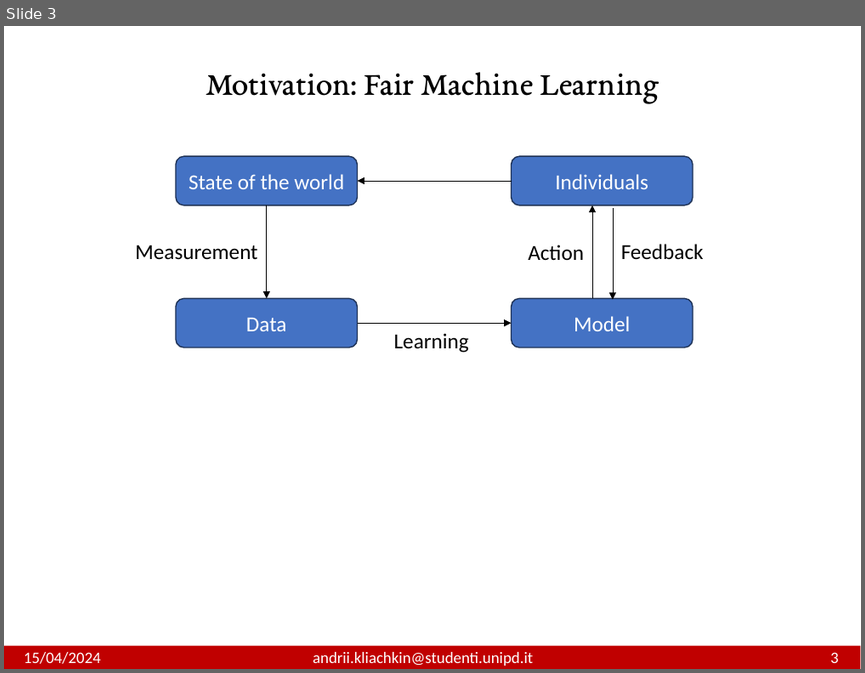
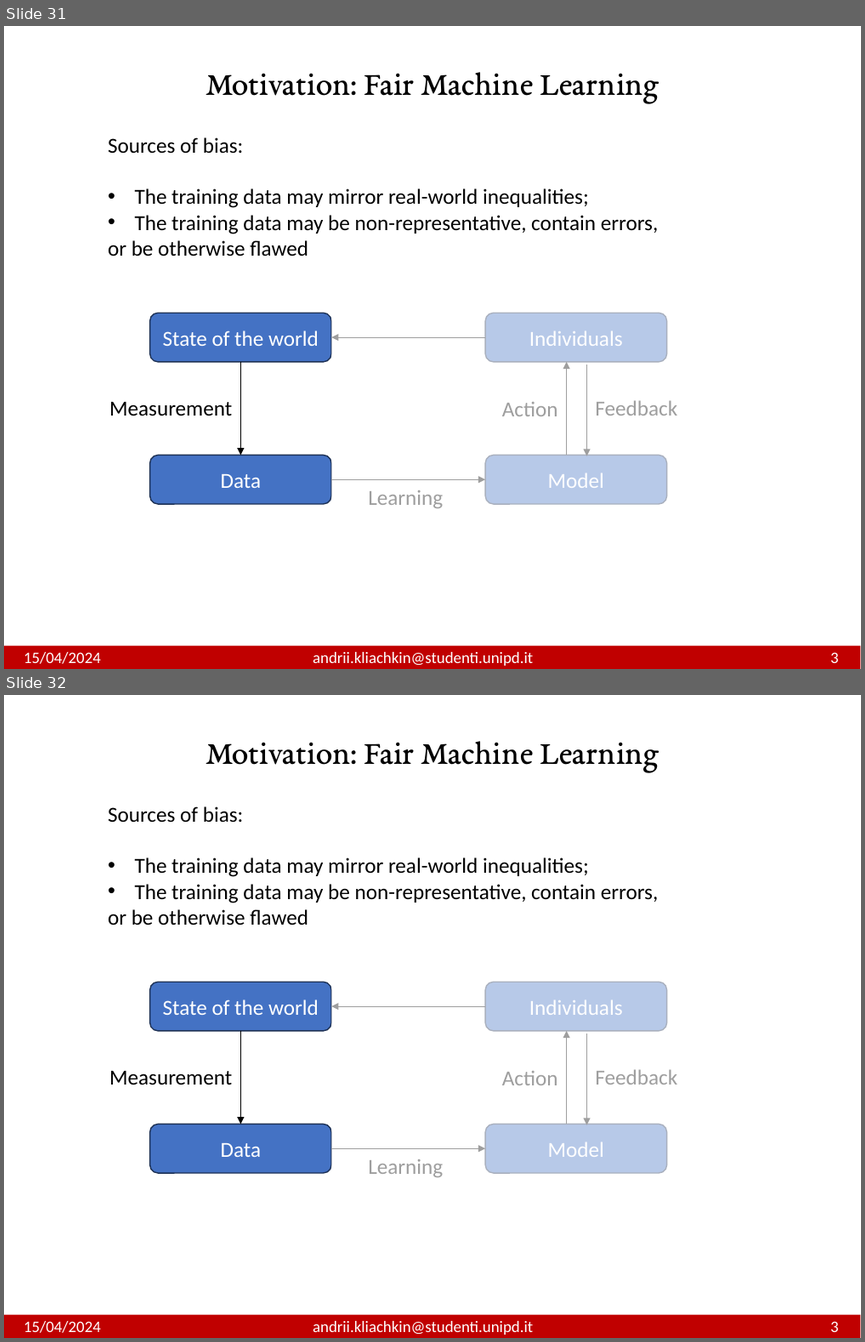
Before and after one commit to andrewklayk/unipd_thesis, a slide deck: AndriiKliachkin.pptx. Shown one above the other, each under a label of ours: slide 3 before the commit, slides 31 and 32 after it. The pictures are 865x673 and 865x1342 pixels, drawn with LibreOffice and Linux fonts; fonts in the diff are those of the drawing. Boxes give left, top, right and bottom in pixels: in the first picture for what was removed or moved away, otherwise in the second. Text is boxed around its words. In the diff, an @@ line names an element or a change of style, - is before the commit and + after.

```diff
--- a/AndriiKliachkin.pptx
+++ b/AndriiKliachkin.pptx
@@ slide 32 added at box(4, 695, 861, 1338), background #FFFFFF @@
@@ text added at box(205, 741, 658, 772), 28 pt, text #000000 @@
+Motivation: Fair Machine Learning
@@ text added at box(108, 806, 658, 925), 18 pt, text #000000 @@
+Sources of bias:
+• The training data may mirror real-world inequalities;
+• The training data may be non-representative, contain errors,
+or be otherwise flawed
@@ rectangle added at box(331, 935, 753, 1217), fill #FFFFFF at 62% opacity @@
@@ rounded rectangle added at box(149, 982, 331, 1031), fill #4472C4, outline #1E3256 1 pt, 18 pt, text #FFFFFF @@
+State of the world
@@ rounded rectangle added at box(485, 982, 667, 1031), fill #4472C4, outline #1E3256 1 pt, 18 pt, text #FFFFFF @@
+Individuals
@@ arrow added from (485, 1006) to (331, 1006), #000000 0.5 pt @@
@@ arrow added from (240, 1031) to (240, 1123), #000000 0.5 pt @@
@@ arrow added from (566, 1123) to (566, 1031), #000000 0.5 pt @@
@@ arrow added from (586, 1033) to (586, 1125), #000000 0.5 pt @@
@@ text added at box(109, 1070, 232, 1085), 18 pt, text #000000 @@
+Measurement
@@ text added at box(502, 1071, 558, 1085), 18 pt, text #000000 @@
+Action
@@ text added at box(595, 1069, 677, 1084), 18 pt, text #000000 @@
+Feedback
@@ rounded rectangle added at box(149, 1123, 331, 1172), fill #4472C4, outline #1E3256 1 pt, 18 pt, text #FFFFFF @@
+Data
@@ rounded rectangle added at box(485, 1123, 667, 1172), fill #4472C4, outline #1E3256 1 pt, 18 pt, text #FFFFFF @@
+Model
@@ arrow added from (331, 1148) to (485, 1148), #000000 0.5 pt @@
@@ text added at box(368, 1159, 443, 1177), 18 pt, text #000000 @@
+Learning
@@ rectangle added at box(4, 1315, 861, 1338), fill #C00000 @@
@@ text added at box(24, 1321, 839, 1334), 13.5 pt, text #FFFFFF @@
+15/04/2024 andrii.kliachkin@studenti.unipd.it 3
@@ what was slide 3 is now slide 31 @@
@@ slide 31 changed as well @@
@@ text added at box(108, 137, 658, 256), 18 pt, text #000000 @@
+Sources of bias:
+• The training data may mirror real-world inequalities;
+• The training data may be non-representative, contain errors,
+or be otherwise flawed
@@ rectangle added at box(331, 266, 753, 548), fill #FFFFFF at 62% opacity @@
@@ 5 arrows, 4 rounded rectangles, 4 texts: place and size @@
-5 arrows, 4 rounded rectangles, 4 texts at box(135, 156, 704, 352)
+5 arrows, 4 rounded rectangles, 4 texts at box(109, 313, 677, 508)
```
Also in this commit, not shown: 1 other slide changed, 28 other slides added, 24 other files.
